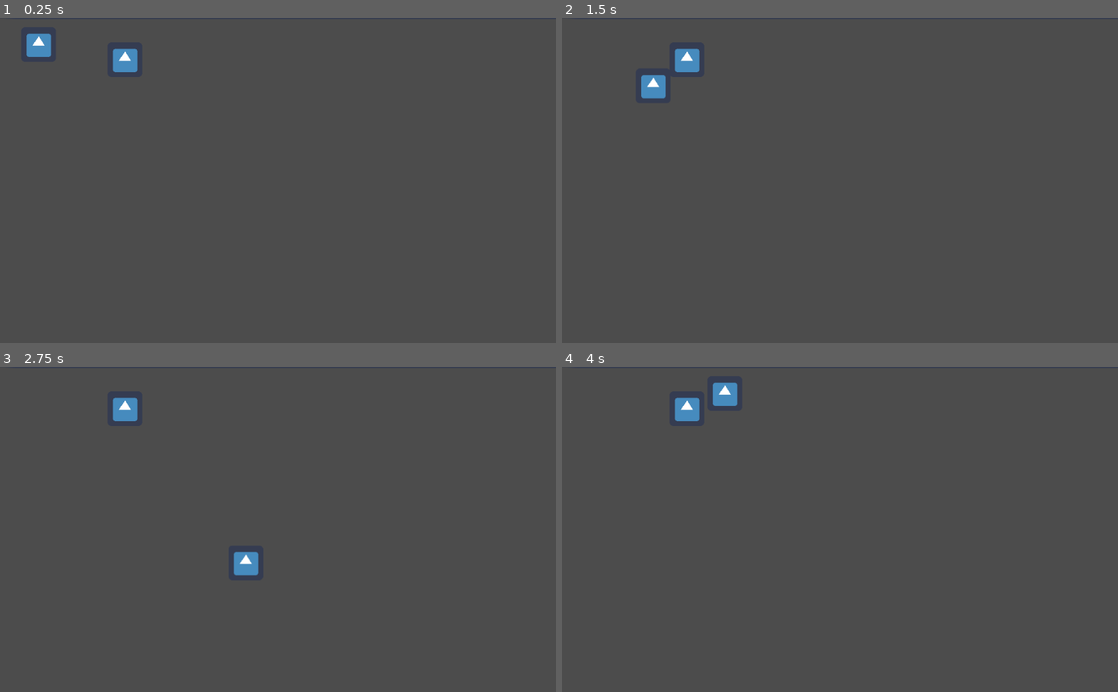
Above: before the commit, frames 1-4 (two rows, left to right).
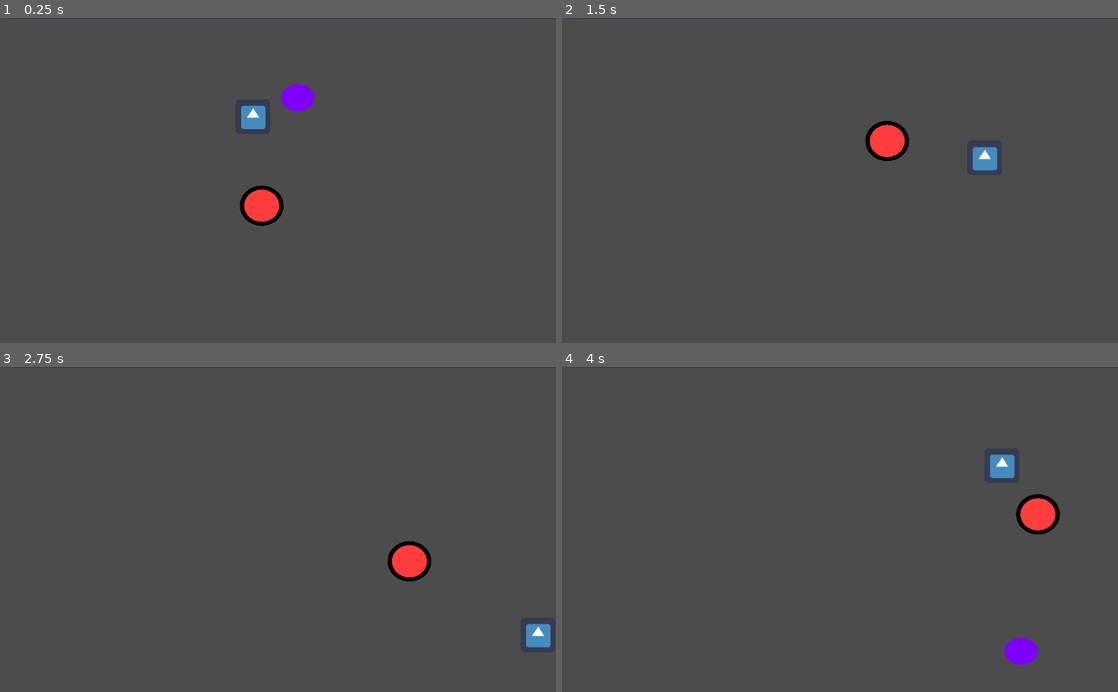
Above: after the commit, the same moments.

Repository: GameJam-gamux-2022/legendary-octo-fortnight
Game: Godot game, scene res://Sample.tscn
The game is run twice, just before and just after one commit, with the same random seed, the same clock (stepped at 60 frames per second) and the same inputs. The engine's default icon, where the game draws it, is replaced by a stand-in: a white triangle on a blue panel in a dark square.
Inputs:
- Up to frame 1 (0.25 s): no input
- Up to frame 2 (1.5 s): hold Right (ui_right) 0.53-1.28 s; hold X (Recall) 0.53-1.28 s; hold Down (ui_down) from 1.28 s (still down); tap X (Recall) at 1.35 s
- Up to frame 3 (2.75 s): release Down (ui_down) at 2.03 s; hold Right (ui_right) from 2.03 s (still down); hold X (Recall) from 2.03 s (still down)
- Up to frame 4 (4 s): release Right (ui_right) at 2.78 s; release X (Recall) at 2.78 s; hold Up (ui_up) 2.78-3.53 s; tap X (Recall) at 2.85 s; hold Left (ui_left) from 3.53 s (still down); hold X (Recall) from 3.53 s (still down)

The runs differ from the first frame. In frame 1, 2.1% of the frame differs, in the area x 4-57%, y 4-65%; in frame 2, 1.7%; in frame 3, 1.7%; in frame 4, 2.2%, in the area x 20-90%, y 4-92%.

Commit message:
Enemy2 dash WIP

Diff:
--- a/MJ2022/Enemy1.gd
+++ b/MJ2022/Enemy1.gd
@@ -4,7 +4,7 @@
 onready var player = get_node("../Player")
 
 
-var speed = 25000
+var speed = 10000
 var velocity = Vector2.ZERO
 
 # Called when the node enters the scene tree for the first time.
--- a/MJ2022/Enemy2.gd
+++ b/MJ2022/Enemy2.gd
@@ -1,23 +1,29 @@
 extends KinematicBody2D
 
 onready var player = get_node("../Player")
-var boost = 75000
-var collision = 0
+var boost = 100000
+var lim = 2
+var cooldown = 2
+var velocity = Vector2.ZERO
 
 # Called when the node enters the scene tree for the first time.
 func _ready():
-	pass # Replace with function body.
+	pass
 
-func vector_module(vector):
-	return sqrt(pow(vector.x,2) + pow(vector.y,2))
+func get_dir(p):
+	return (global_position - p.global_position).normalized() * (-1)
 
 # Called every frame. 'delta' is the elapsed time since the previous frame.
 func _physics_process(delta):
-	if collision == 0:
-		var target = player.global_position
-		var distance = vector_module(global_position.distance_to(target))
-		var time = distance / boost
-		var velocity = (global_position - target).normalized()
-	move_and_slide(velocity * boost)
-	collision
-#	pass
+	if cooldown == lim:
+		velocity = get_dir(player)
+		move_and_slide(velocity * boost * delta)
+
+	elif cooldown < lim && cooldown > 0:
+		move_and_slide(velocity * boost * delta)
+
+	elif cooldown < lim:
+		cooldown = lim
+		return
+
+	cooldown -= delta
--- a/MJ2022/Sample.tscn
+++ b/MJ2022/Sample.tscn
@@ -2,10 +2,8 @@
 
 [ext_resource path="res://Player.tscn" type="PackedScene" id=1]
 [ext_resource path="res://icon.png" type="Texture" id=2]
-[ext_resource path="res://Health.gd" type="Script" id=3]
-
-[sub_resource type="RectangleShape2D" id=1]
-extents = Vector2( 31, 30 )
+[ext_resource path="res://Enemy2.tscn" type="PackedScene" id=3]
+[ext_resource path="res://Enemy1.tscn" type="PackedScene" id=4]
 
 [sub_resource type="CapsuleShape2D" id=2]
 radius = 49.0
@@ -14,23 +12,8 @@
 [node name="Sample" type="Node2D"]
 
 [node name="Player" parent="." instance=ExtResource( 1 )]
-position = Vector2( 71, 49 )
+position = Vector2( 466, 182 )
 collision_mask = 3
-
-[node name="Enemy" type="KinematicBody2D" parent="."]
-position = Vector2( 230, 77 )
-collision_layer = 3
-collision_mask = 3
-
-[node name="Icon" type="Sprite" parent="Enemy"]
-texture = ExtResource( 2 )
-
-[node name="CollisionShape2D" type="CollisionShape2D" parent="Enemy"]
-position = Vector2( 1, 1 )
-shape = SubResource( 1 )
-
-[node name="Health" type="Node" parent="Enemy"]
-script = ExtResource( 3 )
 
 [node name="StaticBody2D" type="StaticBody2D" parent="."]
 position = Vector2( -56, 430 )
@@ -87,3 +70,9 @@
 position = Vector2( 6, -79 )
 scale = Vector2( 1.5, 19.2437 )
 texture = ExtResource( 2 )
+
+[node name="Enemy1" parent="." instance=ExtResource( 4 )]
+position = Vector2( 486, 388 )
+
+[node name="Enemy2" parent="." instance=ExtResource( 3 )]
+position = Vector2( 767, 353 )
